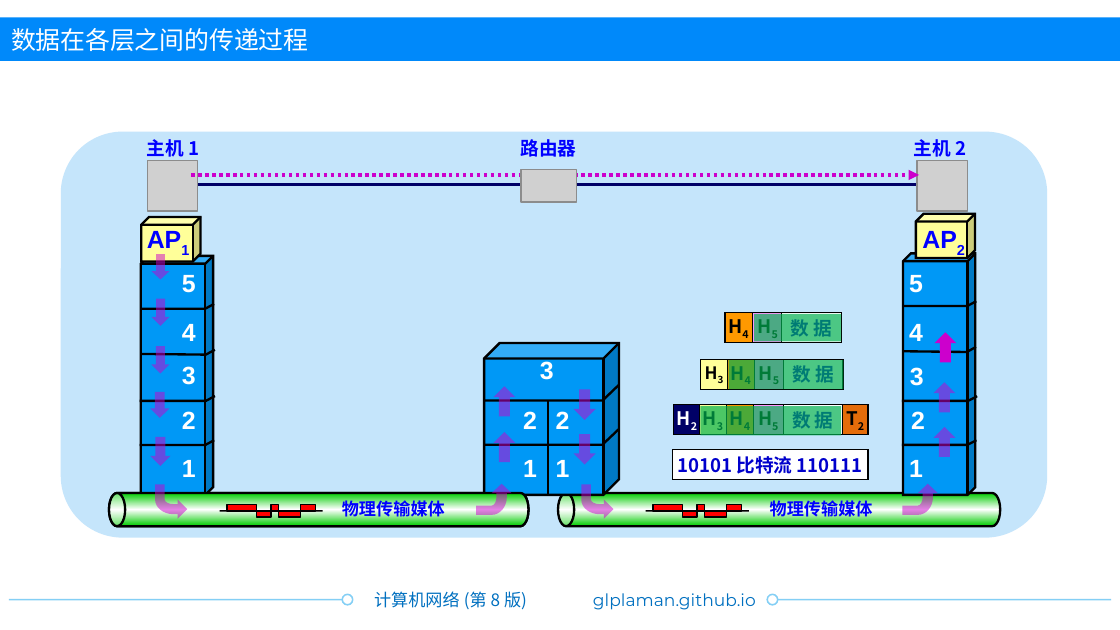
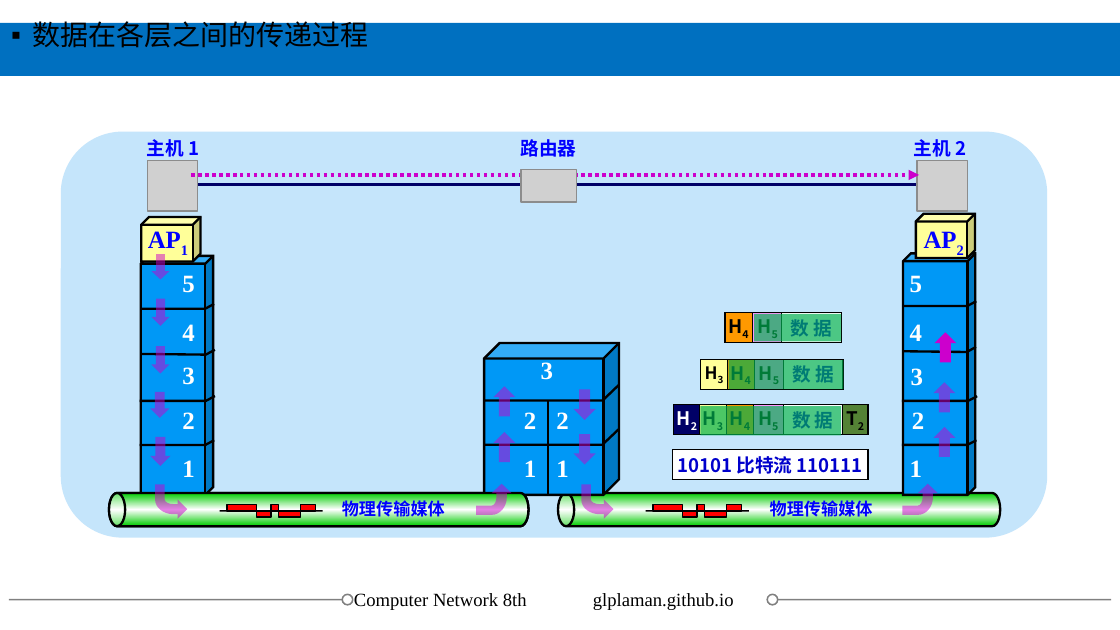
Before and after one commit to glplaman/glplaman.github.io, a slide deck: slide 136 of network/ppt/chap1.pptx. Drawn at 1120x630 pixels with LibreOffice and Linux fonts; fonts in the diff are those of the drawing; grey boxes stand for pictures; background and template pictures are left out. Boxes give left, top, right and bottom in pixels: in the first picture for what was removed or moved away, otherwise in the second. Text is boxed around its words. In the diff, an @@ line names an element or a change of style, - is before the commit and + after.

```diff
--- a/network/ppt/chap1.pptx
+++ b/network/ppt/chap1.pptx
@@ text "数据在各层之间的传递过程" at [32,18,368,48]: size 16 to 18 pt, font Montserrat to Times New Roman, text colour #FFFFFF to #000000; bullet none to ▪; line spacing 1 to 0.8; more space between paragraphs; vertical alignment middle to top @@
@@ rectangle: place and size @@
-rectangle at [0,18,1120,62]
+rectangle at [0,24,1120,76]
@@ rectangle at [0,24,1120,76]: fill #0089FA to #0070C0 @@
@@ font Arial to Times New Roman in 13 elements at [182,275,194,293], [182,367,194,385], [182,460,194,477], [134,218,200,260], [541,359,553,380], [524,412,536,429], [524,460,536,477], [556,460,568,477], [910,275,922,293], [911,368,923,386], [912,412,924,429], [910,460,922,477], [911,218,977,260] @@
@@ rectangle "T2" at [842,404,868,435]: fill #E46C0A to #548235 @@
@@ line (9, 599) - (353, 599): stroke #84CFF5 1 pt to #808080 1 pt @@
@@ ellipse at [343,595,353,605]: outline #84CFF5 1 pt to #808080 1 pt @@
@@ text added at [354,593,527,610], 12 pt, text #000000 @@
+Computer Network 8th
@@ text removed at [374,591,527,610] @@
-计算机网络 (第 8 版)
@@ text "glplaman.github.io" at [593,593,734,610]: size 11 to 12 pt, font Montserrat to Times New Roman, text colour #0070C0 to #000000 @@
@@ ellipse at [767,595,777,605]: outline #84CFF5 1 pt to #808080 1 pt @@
@@ line (767, 599) - (1111, 599): stroke #84CFF5 1 pt to #808080 1 pt @@
```
Also in this commit, not shown: 149 other slides changed, 22 other files.
